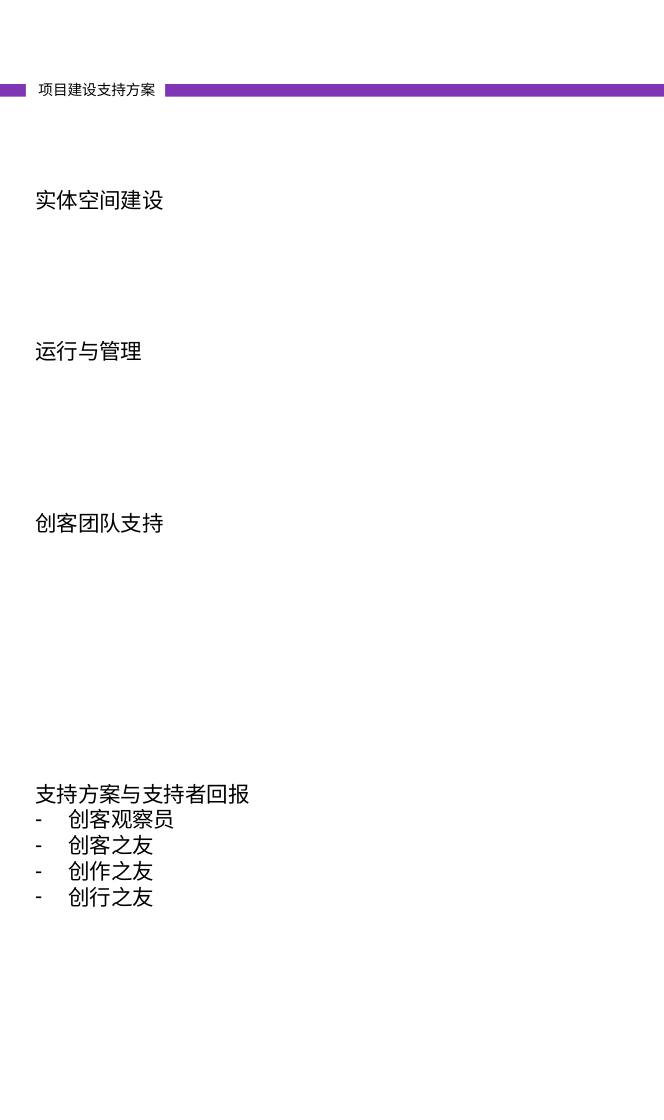
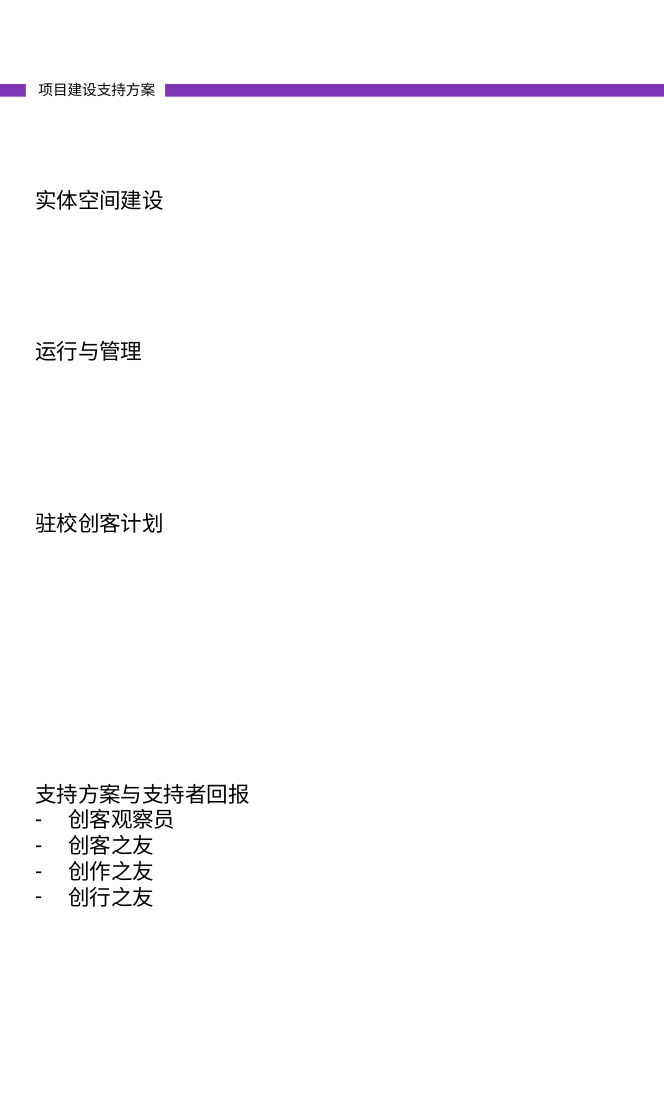
Before and after one commit to woodyme/i.center_my_workzone, a slide deck: slide 12 of 训练中心创客交叉融合空间建设/doc/创客交叉融合空间宣传册.pptx. Drawn at 664x1120 pixels with LibreOffice and Linux fonts; fonts in the diff are those of the drawing. Boxes give left, top, right and bottom in pixels: in the first picture for what was removed or moved away, otherwise in the second. Text is boxed around its words. In the diff, an @@ line names an element or a change of style, - is before the commit and + after.

```diff
--- a/训练中心创客交叉融合空间建设/doc/创客交叉融合空间宣传册.pptx
+++ b/训练中心创客交叉融合空间建设/doc/创客交叉融合空间宣传册.pptx
@@ text at box(35, 513, 164, 533): text changed @@
-创客团队支持
+驻校创客计划
```
Also in this commit, not shown: 3 other files.
